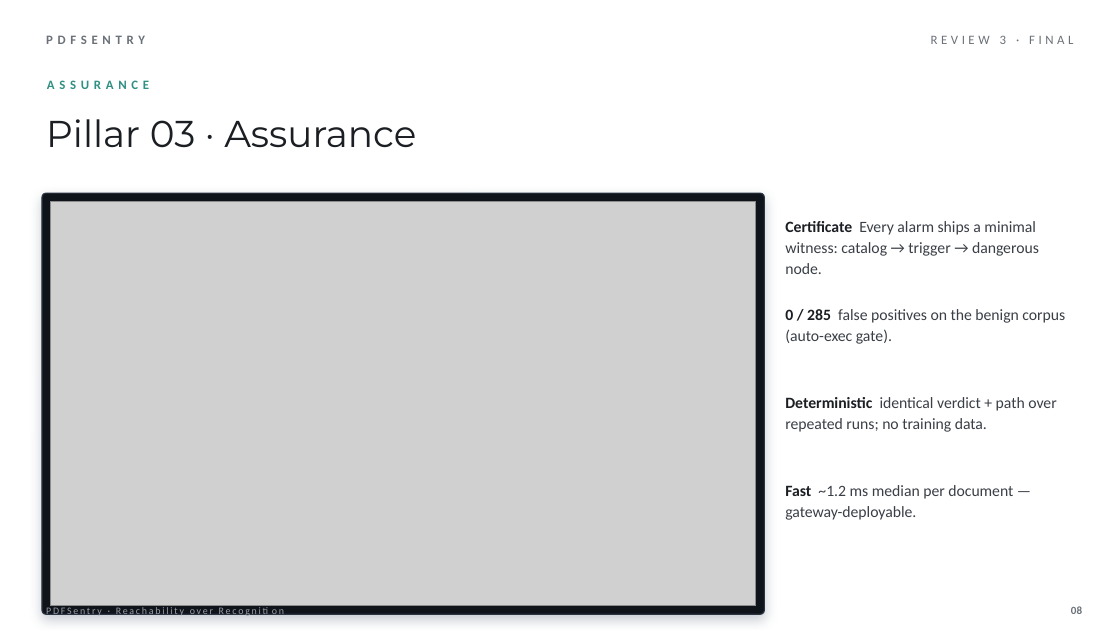
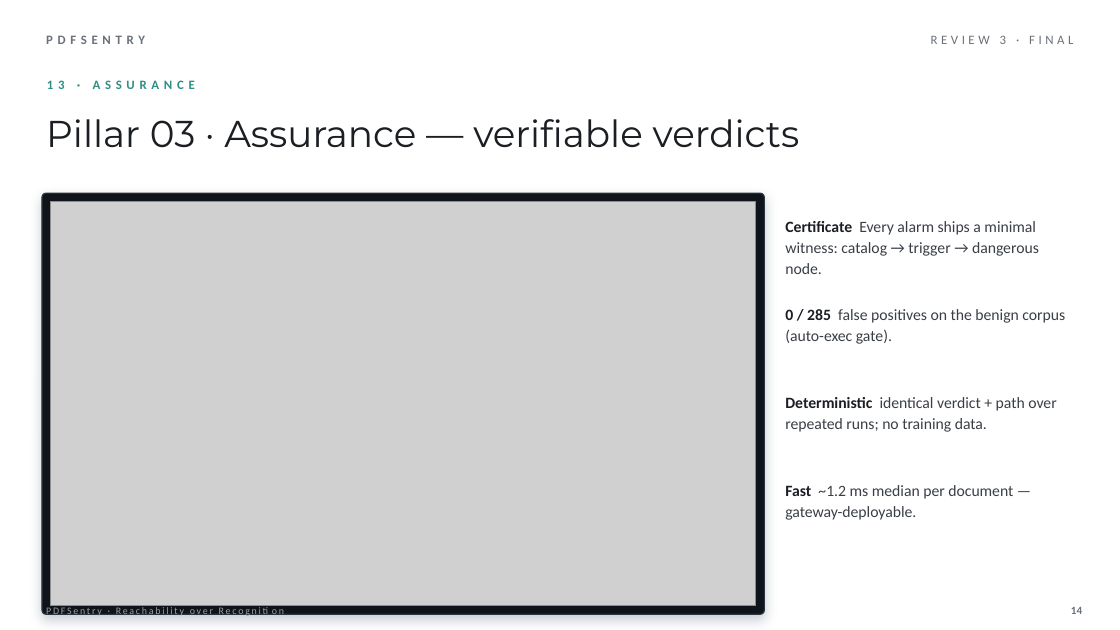
Before and after one commit to heyalokx/PDFSentry, a slide deck: slide 14 of deck/PDFSentry_Review3.pptx (slide 8 before the commit). Drawn at 1120x630 pixels with LibreOffice and Linux fonts; fonts in the diff are those of the drawing; grey boxes stand for pictures; background and template pictures are left out. Boxes give left, top, right and bottom in pixels: in the first picture for what was removed or moved away, otherwise in the second. Text is boxed around its words. In the diff, an @@ line names an element or a change of style, - is before the commit and + after.

```diff
--- a/deck/PDFSentry_Review3.pptx
+++ b/deck/PDFSentry_Review3.pptx
@@ text at (47,80,195,89): text changed @@
-ASSURANCE
+13 · ASSURANCE
@@ text at (46,119,800,148): text changed @@
-Pillar 03 · Assurance
+Pillar 03 · Assurance — verifiable verdicts
@@ text at (1071,607,1082,614): text changed @@
-08
+14
```
Also in this commit, not shown: 7 other slides changed, 7 slides added, 4 slides removed, 2 other files.
